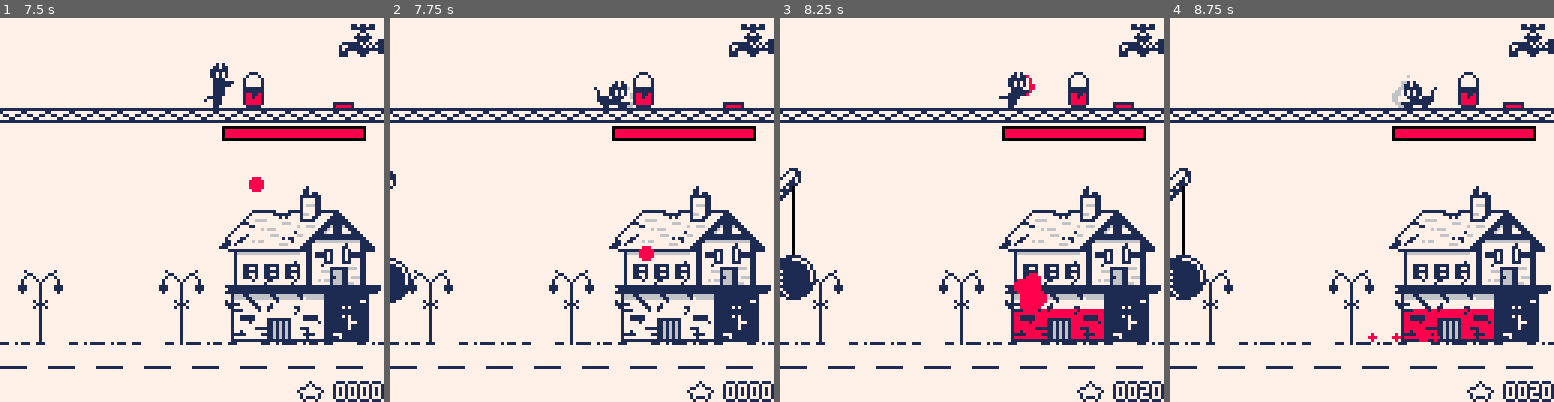
Above: before the commit, frames 1-4 (left to right).
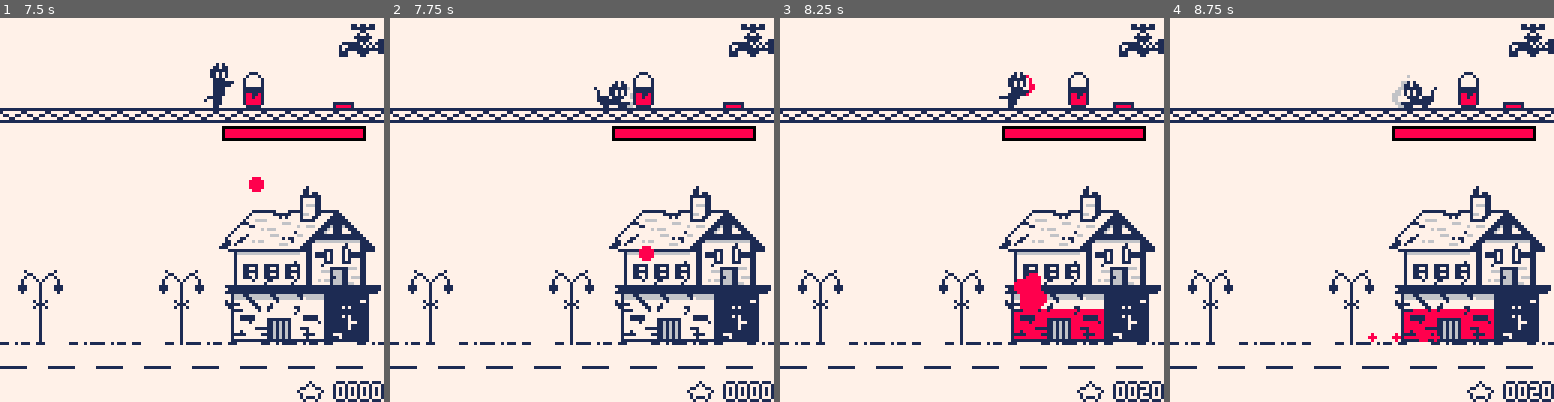
Above: after the commit, the same moments.

Repository: Arche-san/retrocat
Game: PICO-8 cartridge retrocat.p8
Two runs of this game, one before a commit and one after it. Both use one fixed random seed, a clock stepped at 60 frames per second and the inputs below.
Inputs:
- Up to frame 1 (7.5 s): tap X (X key) at 0.33, 1.07, 1.85, 2.97, 4.08, 5.2, 6.32, 7.43 s; tap O (Z key) at 0.7, 1.7, 2.1, 2.5, 2.9, 3.3, 3.7, 4.1, 4.5, 4.9, 5.3, 5.7, 6.1, 6.5, 6.9, 7.3 s; hold Right 1.6-2.1 s; hold Right 2.47-3.03 s; hold Left 3.08-3.58 s; hold Right 4.02-4.68 s; hold Left 5.08-5.68 s; hold Right 6.08-6.58 s; hold Right 6.63-7.13 s
- Up to frame 2 (7.75 s): hold Right from 7.5 s (still down); tap O (Z key) at 7.7 s
- Up to frame 3 (8.25 s): release Right at 8.07 s; tap O (Z key) at 8.1 s; hold Left from 8.12 s (still down)
- Up to frame 4 (8.75 s): tap O (Z key) at 8.5 s; tap X (X key) at 8.55 s; release Left at 8.62 s

Frame 1 is identical in both runs. In frame 2, 0.5% of the frame differs, in the area x 0-6%, y 39-75%; in frame 3, 1.1%, in the area x 0-10%, y 39-74%; in frame 4, 1.1%.

Commit message:
more parameters + increase difficulty with completed buildings

Diff:
--- a/retrocat.p8
+++ b/retrocat.p8
@@ -23,21 +23,33 @@
 bucket_shake_time = 15
 bucket_shake_nbbullets_min = 1
 bucket_shake_nbbullets_max = 3
-bucket_paint_capacity_max = 10
+bucket_paint_capacity_max = 5
 bucket_refill_position = 115
+bucket_refill_period = 30
+bucket_refill_value = 1
 
 demolisher_xmin = -50
 demolisher_xmax = 25
 demolisher_ball_damage = 40
+demolisher_idletime_start = 600
+demolisher_stun_time = 30
+demolisher_stun_speed = 0.5
+demolisher_move_time = 30
+demolisher_move_speed = 0.5
+demolisher_retreat_speed = 0.5
 
 building_life_max = 100
 building_complete_hide = 60
 building_complete_duration = 180
-paint_surface_bonus = 0.2
+building_paint_surface_bonus = 0.2
 
 score_bonus_building_paint = 20
 score_bonus_demolisher_hit = 5
 score_bonus_building_completed = 100
+
+difficulty_building_step = 1
+difficulty_factor_paintsurface = 0.25
+difficulty_factor_demolisher_idletime = 0.1
 
 debug_collisions = false
 
@@ -47,6 +59,7 @@
 score = 0
 nb_building_completed = 0
 particles = {}
+gameover = false
 
 function _init()
  building = building_init(1)
@@ -86,6 +99,7 @@
  --print("mem=".. stat(0), 0, 120)
  --print("nb part="..#particles, 0, 120)
  if(tuto_active) scene_tuto(1)
+ if(gameover) print("gameover", 48, 64, 8)
 end
 
 -- print outline
@@ -422,6 +436,10 @@
 function building_hit(b, damage)
  if(b.completed) return
  b.life -= damage
+ if b.life <= 0 then
+  b.life = 0
+  gameover = true
+ end
 end
 
 function building_paint(b, surface)
@@ -441,6 +459,10 @@
  b.completed_timer = 0
  score += score_bonus_building_completed
  nb_building_completed += 1
+ if nb_building_completed % difficulty_building_step == 0 then
+  demolisher.idle_time -= demolisher.idle_time * difficulty_factor_demolisher_idletime
+  building_paint_surface_bonus -= building_paint_surface_bonus * difficulty_factor_paintsurface
+ end
  demolisher_retreat(demolisher)
 end
 
@@ -515,12 +537,12 @@
   swing_force = 0,
   ball_x = demolisher_xmin + 39,
   ball_y = ground_y - 20,
-  idle_time = 300,
-  move_time = 30,
-  move_speed = 0.5,
-  stun_time = 30,
-  stun_speed = 0.5,
-  retreat_speed = 0.5,
+  idle_time = demolisher_idletime_start,
+  move_time = demolisher_move_time,
+  move_speed = demolisher_move_speed,
+  stun_time = demolisher_stun_time,
+  stun_speed = demolisher_stun_speed,
+  retreat_speed = demolisher_retreat_speed,
  }
 end
 
@@ -779,8 +801,8 @@
  if b.refilling then
   b.refill_timer -= 1
   if b.refill_timer <= 0 then
-   bucket_addpaint(bucket, 1)
-   b.refill_timer = 60
+   bucket_addpaint(bucket, bucket_refill_value)
+   b.refill_timer = bucket_refill_period
   end
  end
 
@@ -839,7 +861,7 @@
 function bucket_refill_start(b)
  if(b.refilling) return
  b.refilling = true
- b.refill_timer = 60
+ b.refill_timer = bucket_refill_period
 end
 
 function bucket_refill_stop(b)
@@ -873,7 +895,7 @@
  if collide_with_building(p.x, p.y) then
   if p.y >= building.paint_surface_y then
    add_splash(p.x,p.y)
-   building_paint(building, paint_surface_bonus)
+   building_paint(building, building_paint_surface_bonus)
    paintbullet_destroy(p)
   end
  elseif collide_with_demolisher(demolisher, p.x, p.y) then
